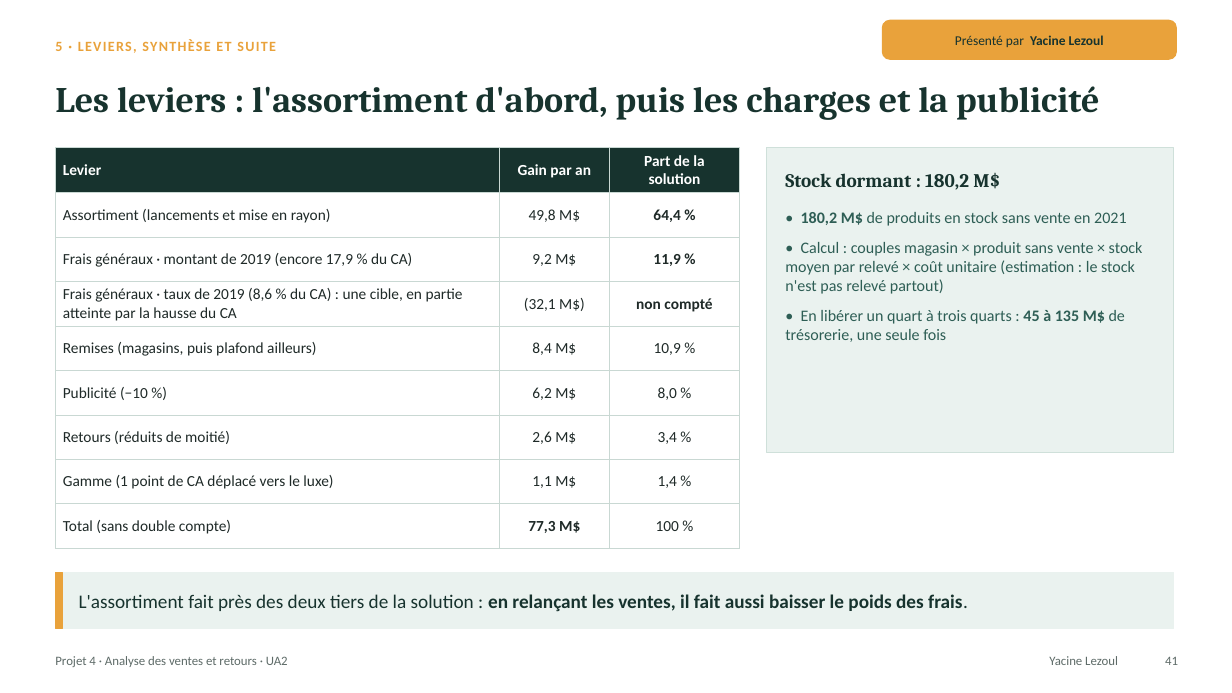
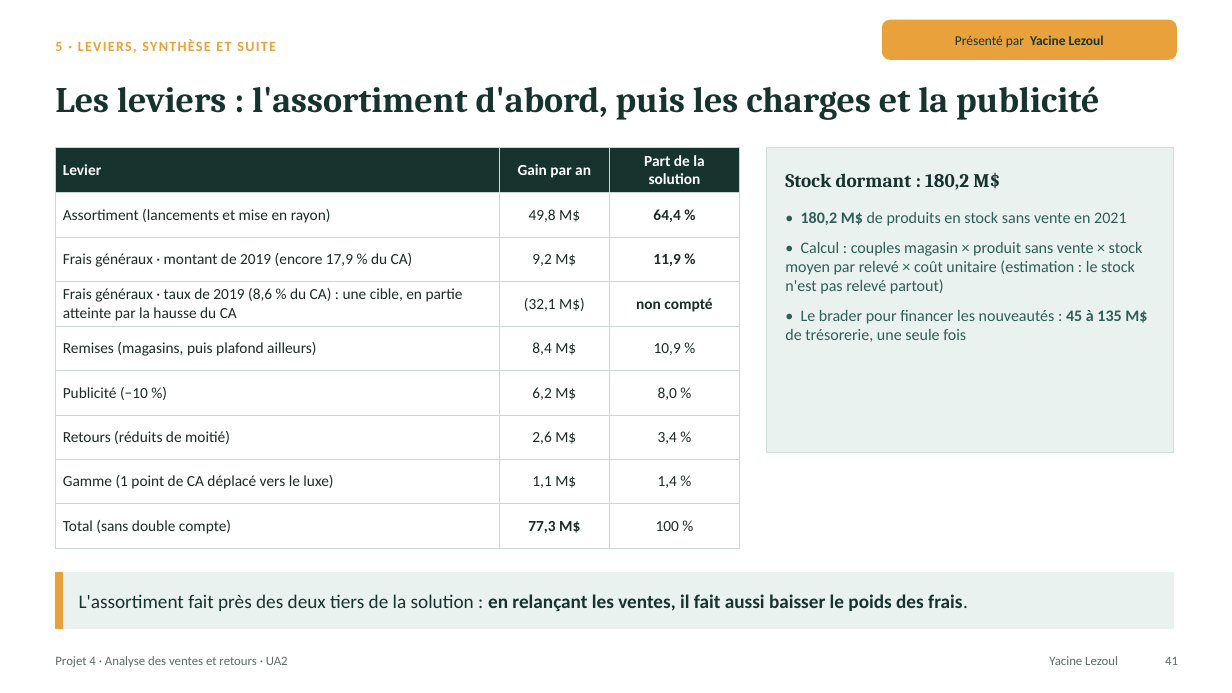
Before and after one commit to lezoul/projet4-contoso, a slide deck: slide 41 of reports/presentations/UA2_presentation_L3_L4.pptx. Drawn at 1232x693 pixels with LibreOffice and Linux fonts; fonts in the diff are those of the drawing. Boxes give left, top, right and bottom in pixels: in the first picture for what was removed or moved away, otherwise in the second. Text is boxed around its words. In the diff, an @@ line names an element or a change of style, - is before the commit and + after.

Commit message:
UA2 : présentation finale (réponses par question, charges en part du CA, leviers sans double compte, stock dormant bradé pour financer les nouveautés) et rapport L3+L4 corrigé

```diff
--- a/reports/presentations/UA2_presentation_L3_L4.pptx
+++ b/reports/presentations/UA2_presentation_L3_L4.pptx
@@ text at (785,310,1147,342): text changed @@
-• En libérer un quart à trois quarts : 45 à 135 M$ de trésorerie, une seule fois
+• Le brader pour financer les nouveautés : 45 à 135 M$ de trésorerie, une seule fois
```
Also in this commit, not shown: 8 other slides changed, 2 slides removed, 1 other file.
